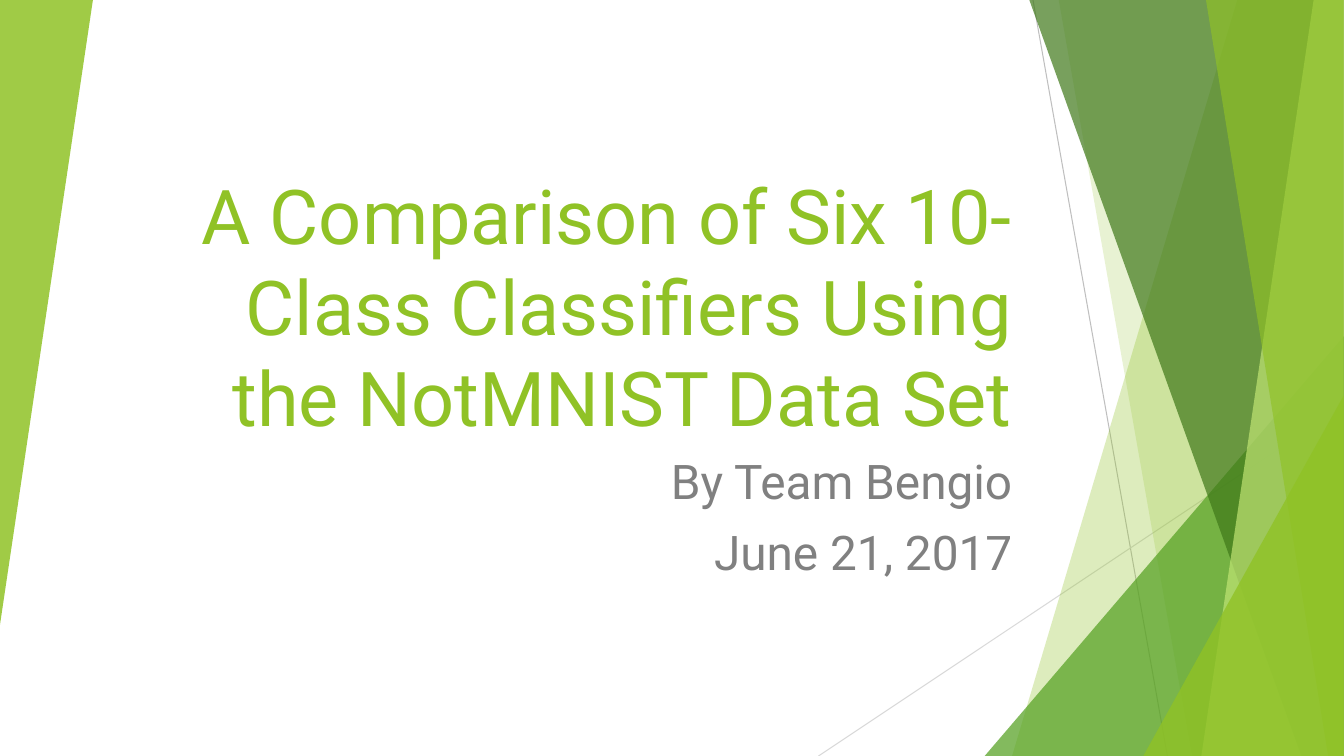
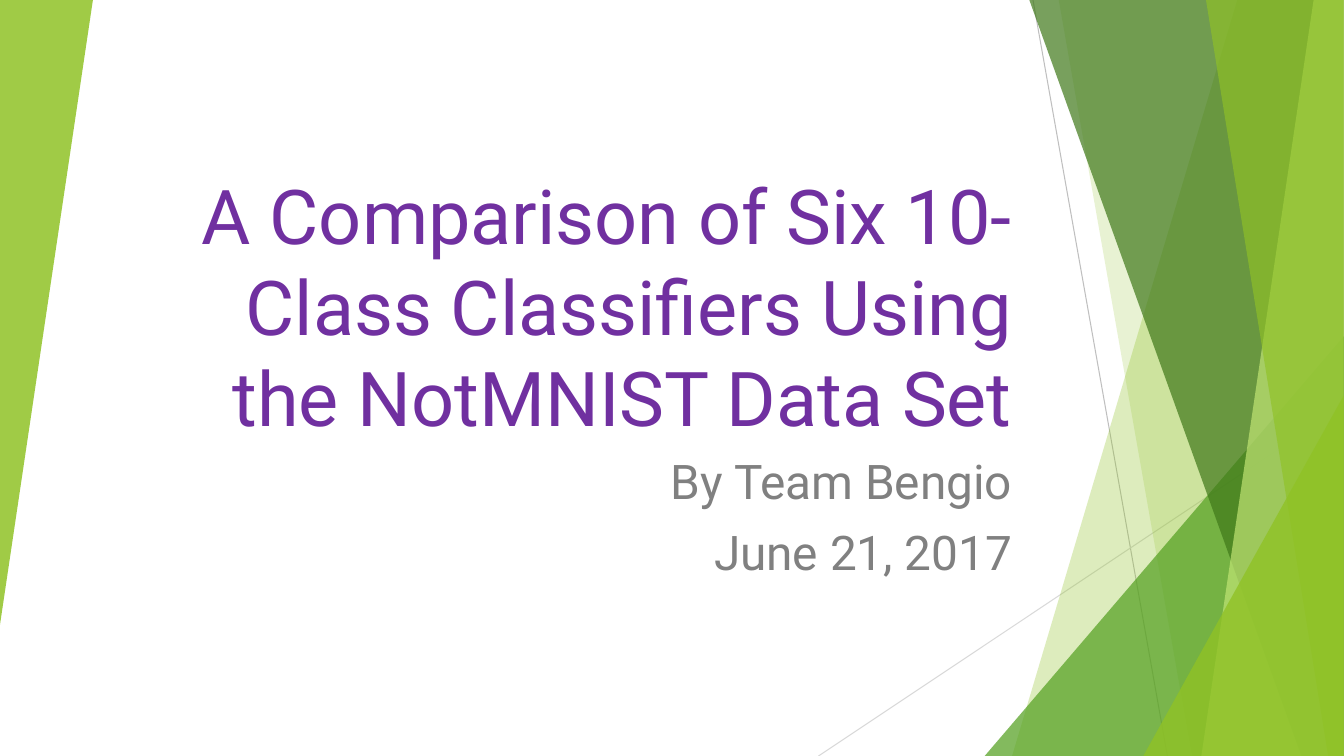
Before and after one commit to teambengio/finalproject, a slide deck: slide 1 of FinalReport_Team_Bengio.pptx. Drawn at 1344x756 pixels with LibreOffice and Linux fonts; fonts in the diff are those of the drawing. Boxes give left, top, right and bottom in pixels: in the first picture for what was removed or moved away, otherwise in the second. Text is boxed around its words. In the diff, an @@ line names an element or a change of style, - is before the commit and + after.

```diff
--- a/FinalReport_Team_Bengio.pptx
+++ b/FinalReport_Team_Bengio.pptx
@@ title "A Comparison of Six 10-Class ..." at <box>202,186,1012,427</box>: text colour #90C226 to #7030A0 @@
```
Also in this commit, not shown: 8 other slides changed, 4 slides added, 1 slide removed, 3 other files.
